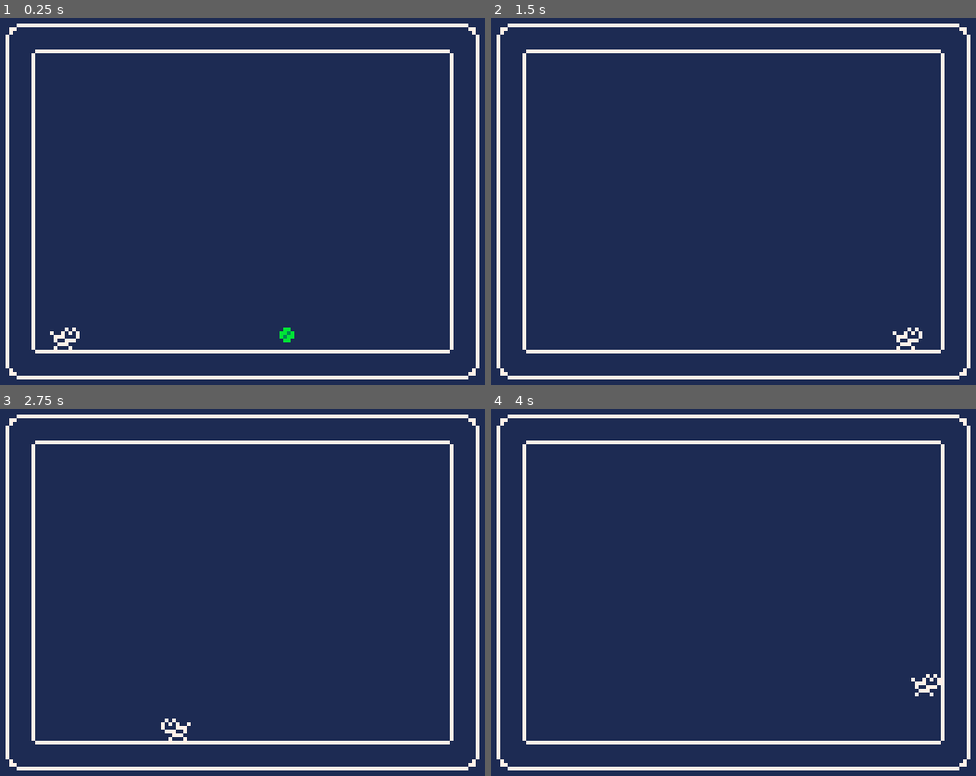
Above: before the commit, frames 1-4 (two rows, left to right).
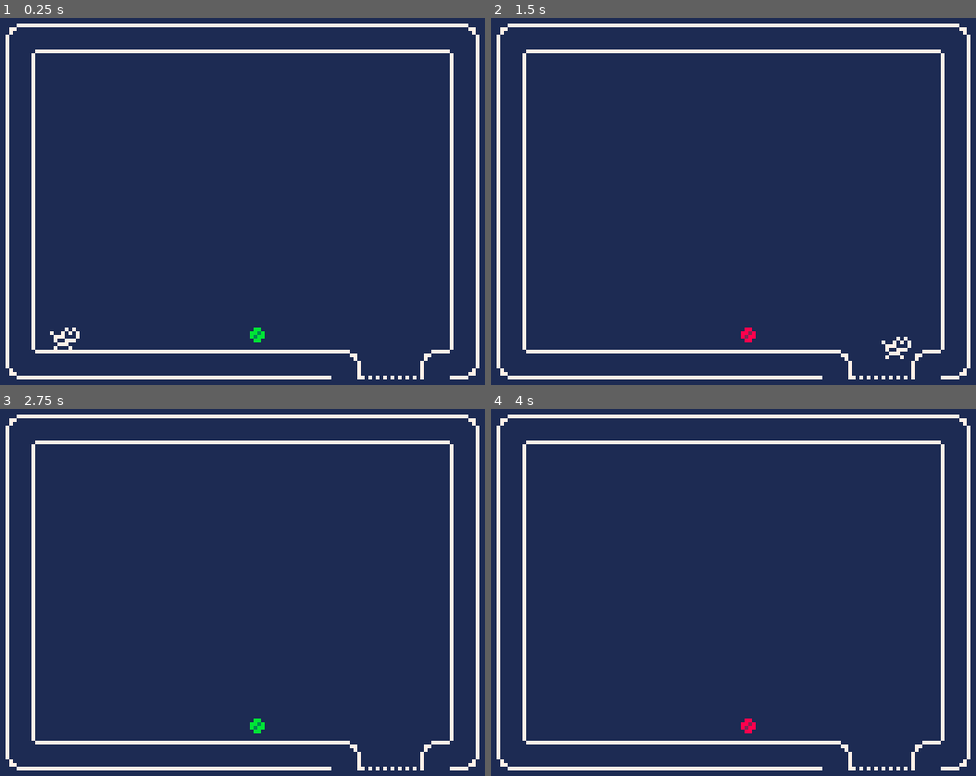
Above: after the commit, the same moments.

Repository: david-fletcher/speedcat-2
Game: Godot game, scene res://Main.tscn
Same seed, same stepped clock (60 frames per second), same inputs: the game is played once before the commit and once after it.
Inputs:
- Up to frame 1 (0.25 s): no input
- Up to frame 2 (1.5 s): hold Right (ui_right) from 0.53 s (still down); tap Up (ui_up) at 0.77 s
- Up to frame 3 (2.75 s): tap Up (ui_up) at 1.52 s; release Right (ui_right) at 2.03 s; hold Left (ui_left) from 2.03 s (still down)
- Up to frame 4 (4 s): release Left (ui_left) at 2.78 s; hold Right (ui_right) from 2.78 s (still down); tap Up (ui_up) at 3.02, 3.77 s

The runs differ from the first frame. In frame 1, 0.6% of the frame differs, in the area x 51-93%, y 84-99%; in frame 2, 0.7%; in frame 3, 0.7%; in frame 4, 0.7%.

Commit message:
started work on room change code

Diff:
--- a/Main.tscn
+++ b/Main.tscn
@@ -1,8 +1,7 @@
-[gd_scene load_steps=5 format=2]
+[gd_scene load_steps=4 format=2]
 
 [ext_resource path="res://entities/Cat.tscn" type="PackedScene" id=1]
-[ext_resource path="res://blocks/Blocks.tscn" type="PackedScene" id=2]
-[ext_resource path="res://entities/Coin.tscn" type="PackedScene" id=3]
+[ext_resource path="res://rooms/Room1.tscn" type="PackedScene" id=2]
 [ext_resource path="res://ui/GameInterface.tscn" type="PackedScene" id=4]
 
 [node name="Main" type="Node2D"]
@@ -11,11 +10,9 @@
 position = Vector2( 24, 88 )
 JUMP = 100.0
 
-[node name="Blocks" parent="." instance=ExtResource( 2 )]
-tile_data = PoolIntArray( 65537, 33, 0, 65538, 14, 0, 65539, 14, 0, 65540, 14, 0, 65541, 14, 0, 65542, 14, 0, 65543, 14, 0, 65544, 14, 0, 65545, 14, 0, 65546, 14, 0, 65547, 14, 0, 65548, 14, 0, 65549, 14, 0, 65550, 14, 0, 65551, 14, 0, 65552, 2, 0, 131073, 15, 0, 131088, 15, 0, 196609, 15, 0, 196624, 15, 0, 262145, 15, 0, 262160, 15, 0, 327681, 15, 0, 327696, 15, 0, 393217, 15, 0, 393232, 15, 0, 458753, 15, 0, 458768, 15, 0, 524289, 15, 0, 524304, 15, 0, 589825, 15, 0, 589840, 15, 0, 655361, 15, 0, 655376, 15, 0, 720897, 15, 0, 720912, 15, 0, 786433, 7, 0, 786434, 14, 0, 786435, 14, 0, 786436, 14, 0, 786437, 14, 0, 786438, 14, 0, 786439, 14, 0, 786440, 14, 0, 786441, 14, 0, 786442, 14, 0, 786443, 14, 0, 786444, 14, 0, 786445, 14, 0, 786446, 14, 0, 786447, 14, 0, 786448, 9, 0 )
+[node name="RoomSpawn" type="Node2D" parent="."]
 
-[node name="Coin" parent="." instance=ExtResource( 3 )]
-position = Vector2( 80, 88 )
+[node name="Room1" parent="RoomSpawn" instance=ExtResource( 2 )]
 
 [node name="CanvasLayer" type="CanvasLayer" parent="."]
 
--- a/entities/Cat.gd
+++ b/entities/Cat.gd
@@ -11,6 +11,8 @@
 func _physics_process(delta):
 	if not is_on_floor():
 		velocity.y += delta * GRAVITY
+	else:
+		velocity.y = 0.0
 
 	if Input.is_action_pressed("ui_left"):
 		velocity.x = -WALK_SPEED
--- /dev/null
+++ b/rooms/Room.gd
@@ -0,0 +1,29 @@
+extends Node2D
+
+export(Resource) var RoomAbove = null
+export(Resource) var RoomBelow = null
+export(Resource) var RoomLeft = null
+export(Resource) var RoomRight = null
+
+func _ready():
+	pass # Replace with function body.
+
+
+func _on_RoomBottomCollider_body_entered(body):
+	if (body.is_in_group("CAT")):
+		pass # Replace with function body.
+
+
+func _on_RoomTopCollider_body_entered(body):
+	if (body.is_in_group("CAT")):
+		pass # Replace with function body.
+
+
+func _on_RoomLeftCollider_body_entered(body):
+	if (body.is_in_group("CAT")):
+		pass # Replace with function body.
+
+
+func _on_RoomRightCollider_body_entered(body):
+	if (body.is_in_group("CAT")):
+		pass # Replace with function body.
--- /dev/null
+++ b/rooms/Room1.tscn
@@ -0,0 +1,49 @@
+[gd_scene load_steps=6 format=2]
+
+[ext_resource path="res://entities/Coin.tscn" type="PackedScene" id=1]
+[ext_resource path="res://blocks/Blocks.tscn" type="PackedScene" id=2]
+[ext_resource path="res://rooms/Room.gd" type="Script" id=3]
+
+[sub_resource type="RectangleShape2D" id=1]
+extents = Vector2( 64, 4 )
+
+[sub_resource type="RectangleShape2D" id=2]
+extents = Vector2( 4, 48 )
+
+[node name="Room1" type="Node2D"]
+script = ExtResource( 3 )
+
+[node name="Blocks" parent="." instance=ExtResource( 2 )]
+tile_data = PoolIntArray( 65537, 33, 0, 65538, 14, 0, 65539, 14, 0, 65540, 14, 0, 65541, 14, 0, 65542, 14, 0, 65543, 14, 0, 65544, 14, 0, 65545, 14, 0, 65546, 14, 0, 65547, 14, 0, 65548, 14, 0, 65549, 14, 0, 65550, 14, 0, 65551, 14, 0, 65552, 2, 0, 131073, 15, 0, 131088, 15, 0, 196609, 15, 0, 196624, 15, 0, 262145, 15, 0, 262160, 15, 0, 327681, 15, 0, 327696, 15, 0, 393217, 15, 0, 393232, 15, 0, 458753, 15, 0, 458768, 15, 0, 524289, 15, 0, 524304, 15, 0, 589825, 15, 0, 589840, 15, 0, 655361, 15, 0, 655376, 15, 0, 720897, 15, 0, 720912, 15, 0, 786433, 7, 0, 786434, 14, 0, 786435, 14, 0, 786436, 14, 0, 786437, 14, 0, 786438, 14, 0, 786439, 14, 0, 786440, 14, 0, 786441, 14, 0, 786442, 14, 0, 786443, 14, 0, 786444, 2, 0, 786445, 32, 0, 786446, 32, 0, 786447, 33, 0, 786448, 9, 0 )
+
+[node name="Coin" parent="." instance=ExtResource( 1 )]
+position = Vector2( 72, 88 )
+
+[node name="RoomBottomCollider" type="Area2D" parent="."]
+
+[node name="CollisionShape2D" type="CollisionShape2D" parent="RoomBottomCollider"]
+position = Vector2( 72, 108 )
+shape = SubResource( 1 )
+
+[node name="RoomTopCollider" type="Area2D" parent="."]
+
+[node name="CollisionShape2D" type="CollisionShape2D" parent="RoomTopCollider"]
+position = Vector2( 72, 4 )
+shape = SubResource( 1 )
+
+[node name="RoomLeftCollider" type="Area2D" parent="."]
+
+[node name="CollisionShape2D" type="CollisionShape2D" parent="RoomLeftCollider"]
+position = Vector2( 4, 56 )
+shape = SubResource( 2 )
+
+[node name="RoomRightCollider" type="Area2D" parent="."]
+
+[node name="CollisionShape2D" type="CollisionShape2D" parent="RoomRightCollider"]
+position = Vector2( 140, 56 )
+shape = SubResource( 2 )
+
+[connection signal="body_entered" from="RoomBottomCollider" to="." method="_on_RoomBottomCollider_body_entered"]
+[connection signal="body_entered" from="RoomTopCollider" to="." method="_on_RoomTopCollider_body_entered"]
+[connection signal="body_entered" from="RoomLeftCollider" to="." method="_on_RoomLeftCollider_body_entered"]
+[connection signal="body_entered" from="RoomRightCollider" to="." method="_on_RoomRightCollider_body_entered"]
